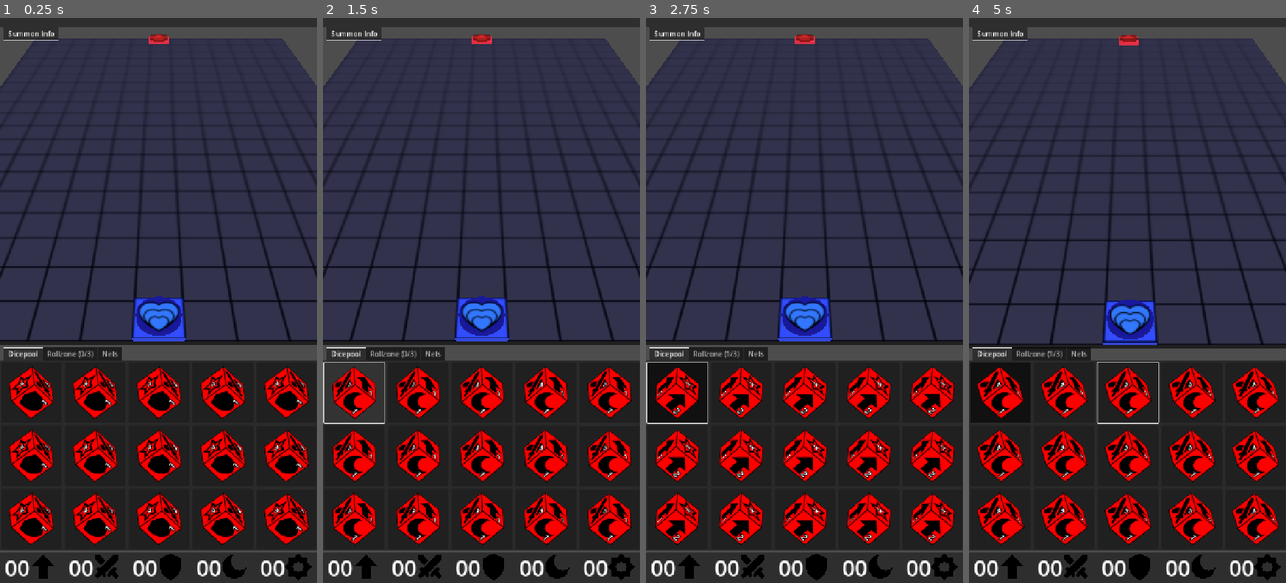
Above: before the commit, frames 1-4 (left to right).
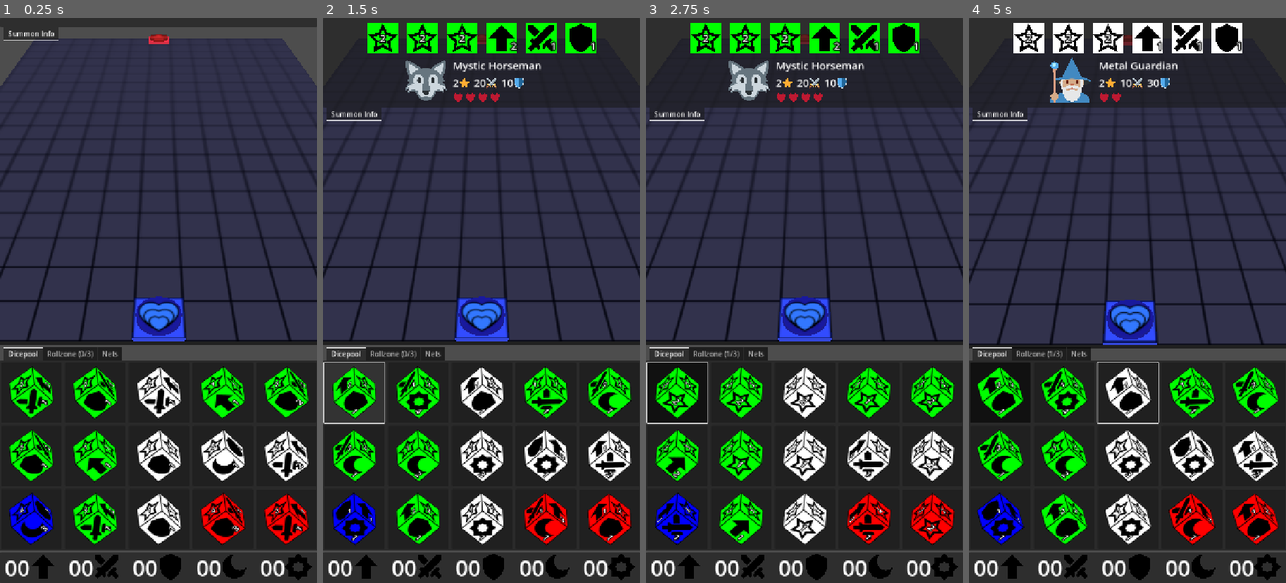
Above: after the commit, the same moments.

Repository: francocurotto/DDMre
Game: Godot game, scene res://scenes/duel.tscn
Two runs of this game, one before a commit and one after it. Both use one fixed random seed, a clock stepped at 60 frames per second and the inputs below. The engine's default icon, where the game draws it, is replaced by a stand-in: a white triangle on a blue panel in a dark square.
Inputs (mouse positions are in pixels of both pictures, inside the frame that each line leads up to):
- Up to frame 1 (0.25 s): no input
- Up to frame 2 (1.5 s): click (354, 390) at 0.52 s; click (354, 390) at 1.27 s
- Up to frame 3 (2.75 s): click (677, 390) at 2.02 s
- Up to frame 4 (5 s): move the mouse to (1197, 272) at 2.77 s; click (1197, 272) at 2.92 s; drag from (1064, 328) to (1111, 413) at 3.52 s; move the mouse to (1159, 176) at 4.27 s; click (1159, 176) at 4.42 s

The runs differ from the first frame. In frame 1, 8.8% of the frame differs, in the area x 2-98%, y 61-94%; in frame 2, 23%; in frame 3, 24%, in the area x 0-100%, y 0-94%; in frame 4, 23%.
Error before the commit: Parse Error: Preload file "res://scenes/player_gui/net.gd" does not exist. (res://scenes/player_gui/player_gui.gd:4)

Commit message:
progress in refactor

Diff:
--- a/source/scenes/dungeon/dungeon.gd
+++ b/source/scenes/dungeon/dungeon.gd
@@ -22,17 +22,6 @@
 #endregion
 
 #region public functions
-func get_touched_object(event: InputEvent, layer):
-	var touch_pos = event.position
-	var camera = get_viewport().get_camera_3d()
-	var ray_origin = camera.project_ray_origin(touch_pos)
-	var ray_target = ray_origin + camera.project_ray_normal(touch_pos) * 1000
-	var space_state = get_world_3d().direct_space_state
-	var query = PhysicsRayQueryParameters3D.create(ray_origin, ray_target, layer)
-	var result = space_state.intersect_ray(query)
-	if result:
-		return result["collider"]
-
 func dungeon_touch(tile, net) -> void:
 	if dimdice:
 		dimtile = tile
--- a/source/scenes/player_gui/dice_gui/rollzone/rollzone.gd
+++ b/source/scenes/player_gui/dice_gui/rollzone/rollzone.gd
@@ -60,8 +60,9 @@
 
 func on_touch_pressed():
 	if player_gui.guistate == Globals.GUISTATE.DIMENSION:
-		if controls.touch_object in get_triplet():
-			select_dimdice(controls.touch_object)
+		var touched_object = controls.get_touched_object()
+		if touched_object in get_triplet():
+			select_dimdice(touched_object)
 
 func on_dice_stopped():
 	if all_dice_stopped():
@@ -97,6 +98,13 @@
 	return get_triplet().any(func(dice): return dice.rolled_side == null)
 
 func resolve_roll():
+	var summon_dice = resolve_crest_sides()
+	var dim_dice = resolve_summon_sides(summon_dice)
+	remove_not_dim_dice(dim_dice)
+	if not dim_dice.is_empty():
+		setup_dim(dim_dice)
+
+func resolve_crest_sides():
 	var summon_dice = []
 	# resolve crest rolls
 	for dice in get_triplet():
@@ -105,22 +113,23 @@
 			crest_side_rolled.emit(side)
 		else:
 			summon_dice.append(dice)
-	# resolve summon rolls
+	return summon_dice
+
+func resolve_summon_sides(summon_dice):
 	var dim_dice = []
 	for level in range(1,4):
 		for dice in summon_dice:
 			if dice.rolled_side.mult == level:
 				dim_dice.append(dice)
 		if len(dim_dice) >= 2:
-			break
+			return dim_dice
 		dim_dice = []
-	# remove dice not used for dimension
+	return dim_dice
+
+func remove_not_dim_dice(dim_dice):
 	for dice in get_triplet():
 		if dice not in dim_dice:
 			dice.remove()
-	# if can dimension, setup dimension interface
-	if not dim_dice.is_empty():
-		setup_dim(dim_dice)
 
 func setup_dim(dimdice_list):
 	# move dice
--- a/source/scenes/player_gui/dungeon_gui/dungeon_gui.gd
+++ b/source/scenes/player_gui/dungeon_gui/dungeon_gui.gd
@@ -16,51 +16,43 @@
 var drag_input_done = false
 #endregion
 
+#region onready variables
+@onready var controls = $TouchControls
+#endregion
+
 #region builtin functions
-func _input(event):
-	if get_global_rect().has_point(event.position):
-		if event is InputEventScreenTouch and event.pressed:
-			touched_dice = Globals.dungeon.get_touched_object(event, Globals.LAYERS.DICE)
-			touched_pos = event.position
-		if event is InputEventScreenDrag:
-			dragging = true
-			input_drag(event)
-		elif event is InputEventScreenTouch and not event.pressed:
-			if not dragging: # check if it was not dragging input
-				input_touch(event)
-			dragging = false
-			drag_input_done = false
-			touched_pos = null
-			touched_dice = null
+func _ready() -> void:
+	controls.set_raycast(get_viewport())
+	controls.touch_released.connect(on_touch_released)
+	controls.dragging.connect(on_dragging)
+	controls.threshold_exceeded.connect(on_threshold_exceeded)
+#endregion
+
+#region signals callbacks
+func on_touch_released():
+	var tile = controls.get_touched_object(Globals.LAYERS.TILES)
+	if tile:
+		Globals.dungeon.dungeon_touch(tile, player_gui.net)
+
+func on_dragging():
+	if not controls.get_touched_object(Globals.LAYERS.DICE):
+		move_camera()
+
+func on_threshold_exceeded(angle):
+	if controls.get_touched_object(Globals.LAYERS.DICE):
+		drag_dice(angle)
 #endregion
 
 #region private functions
-func input_drag(event):
-	if touched_dice: # dragging dice
-		drag_dice(event)
-	else: # dragging everything else
-		move_camera(event)
-
-func input_touch(event):
-	var tile = Globals.dungeon.get_touched_object(event, Globals.LAYERS.TILES)
-	if tile:
-		Globals.dungeon.dungeon_touch(tile, player_gui.net)
-
-func drag_dice(event):
-	var angle = rad_to_deg(-touched_pos.angle_to_point(event.position))
-	if not drag_input_done:
-		if event.position.distance_to(touched_pos) > DRAG_LENGTH:
-			if angle <= -135 or 135 < angle:
-				rotate_dimdice_clockwise()
-				drag_input_done = true
-			elif -45 <= angle and angle < 45:
-				rotate_dimdice_counter_clockwise()
-				drag_input_done = true
-			elif 45 <= angle and angle < 135:
-				flip_dimdice()
-				drag_input_done = true
-		#if -135 < angle and angle < -45:
-		#	move_dimdice()
+func drag_dice(angle):
+	if angle <= -135 or 135 < angle:
+		rotate_dimdice_clockwise()
+	elif -45 <= angle and angle < 45:
+		rotate_dimdice_counter_clockwise()
+	elif 45 <= angle and angle < 135:
+		flip_dimdice()
+	elif -135 < angle and angle < -45:
+		move_dimdice()
 
 func rotate_dimdice_clockwise():
 	Globals.dungeon.rotate_dimdice_clockwise()
@@ -80,7 +72,8 @@
 func move_dimdice():
 	pass
 
-func move_camera(event):
-	var movement = Vector3(event.velocity.x, 0, event.velocity.y)
-	Globals.duel_camera.position -= CAMERA_SPEED * movement * get_process_delta_time()
+func move_camera():
+	var movement = Vector3(controls.velocity.x, 0, controls.velocity.y)
+	var delta_position = -1 * CAMERA_SPEED * movement * get_process_delta_time()
+	Globals.duel_camera.position += delta_position
 #endregion
--- a/source/scenes/player_gui/dungeon_gui/dungeon_gui.tscn
+++ b/source/scenes/player_gui/dungeon_gui/dungeon_gui.tscn
@@ -1,9 +1,13 @@
-[gd_scene load_steps=2 format=3 uid="uid://dh8dx5olkti0o"]
+[gd_scene load_steps=3 format=3 uid="uid://dh8dx5olkti0o"]
 
 [ext_resource type="Script" uid="uid://sak83cm7tdar" path="res://scenes/player_gui/dungeon_gui/dungeon_gui.gd" id="1_1st0o"]
+[ext_resource type="PackedScene" uid="uid://c6mitq2hlr2wj" path="res://scenes/player_gui/touch_controls/touch_controls.tscn" id="2_dk4qo"]
 
 [node name="DungeonGUI" type="Control"]
 layout_mode = 3
 anchors_preset = 0
 size_flags_vertical = 3
 script = ExtResource("1_1st0o")
+
+[node name="TouchControls" parent="." instance=ExtResource("2_dk4qo")]
+layout_mode = 1
--- a/source/scenes/player_gui/player_gui.gd
+++ b/source/scenes/player_gui/player_gui.gd
@@ -1,7 +1,7 @@
 extends VBoxContainer
 
 #region constants
-const Net = preload("res://scenes/player_gui/net.gd")
+const Net = preload("res://scenes/player_gui/net/net.gd")
 #endregion
 
 #region public variables
--- a/source/scenes/player_gui/touch_controls/touch_controls.gd
+++ b/source/scenes/player_gui/touch_controls/touch_controls.gd
@@ -18,11 +18,9 @@
 
 #region public variables
 var touch_position : Vector2
-var touch_object = null
 var velocity : Vector2
 var viewport : Viewport
 var camera3d : Camera3D
-var mask : int
 #endregion
 
 #region private variables
@@ -36,10 +34,10 @@
 		if event is InputEventScreenTouch and event.pressed:
 			#touch_position = event.position
 			touch_position = viewport.get_mouse_position()
-			touch_object = get_touched_object()
 			touch_pressed.emit()
 		elif event is InputEventScreenDrag:
 			drag_flag = true
+			velocity = event.velocity
 			dragging.emit()
 			if not threshold_flag and is_threshold_exceeded():
 				threshold_flag = true
@@ -55,10 +53,9 @@
 #endregion
 
 #region public functions
-func set_raycast(_viewport, _mask = 4294967295):
+func set_raycast(_viewport):
 	viewport = _viewport
 	camera3d = viewport.get_camera_3d()
-	mask = _mask
 #endregion
 
 #region private functions
@@ -66,7 +63,7 @@
 	drag_flag = false
 	threshold_flag = false
 
-func get_touched_object():
+func get_touched_object(mask = 4294967295):
 	var ray_origin = camera3d.project_ray_origin(touch_position)
 	var ray_target = ray_origin + camera3d.project_ray_normal(touch_position) * 1000
 	var space_state = camera3d.get_world_3d().direct_space_state
Not shown, changed: TODO.md
